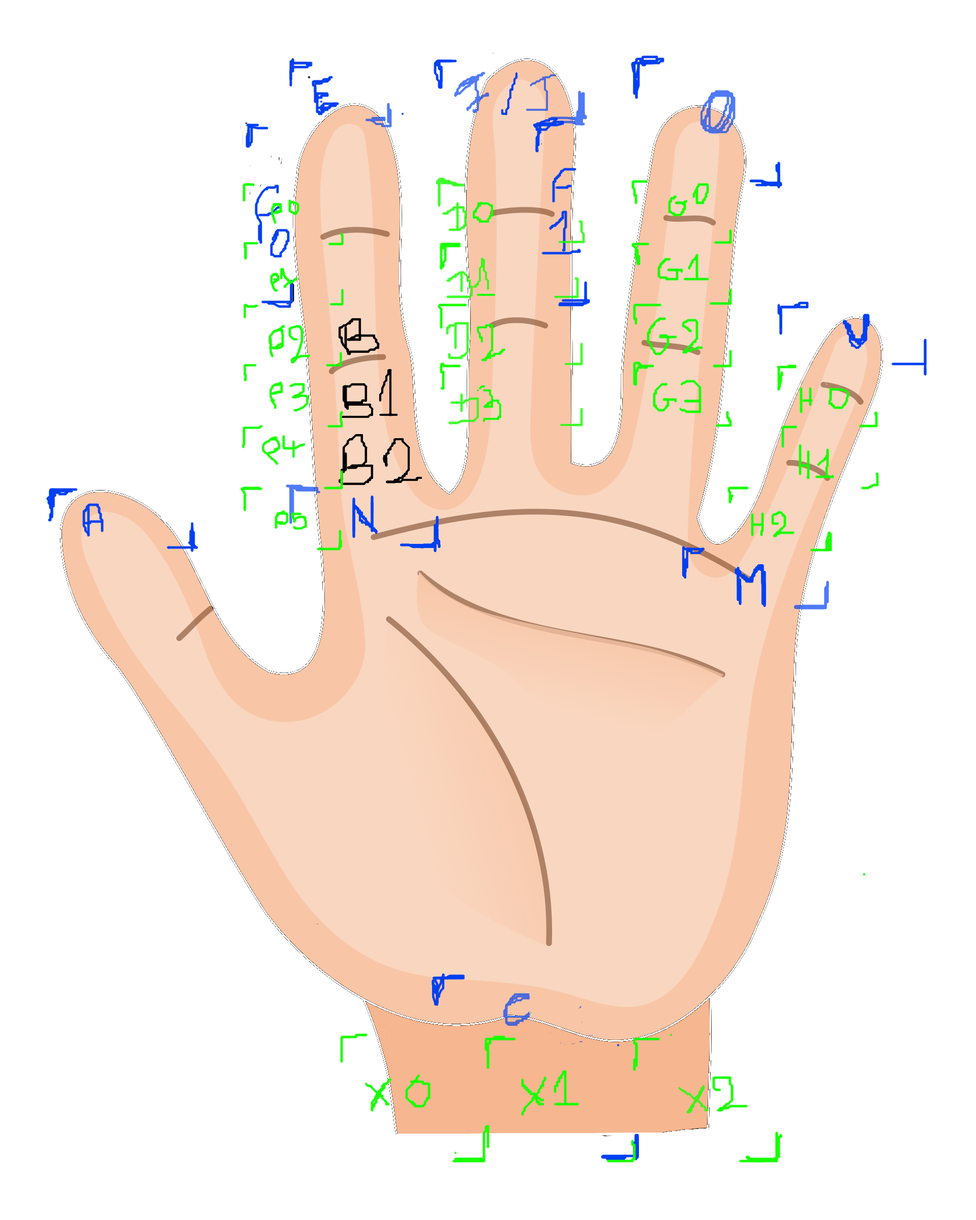
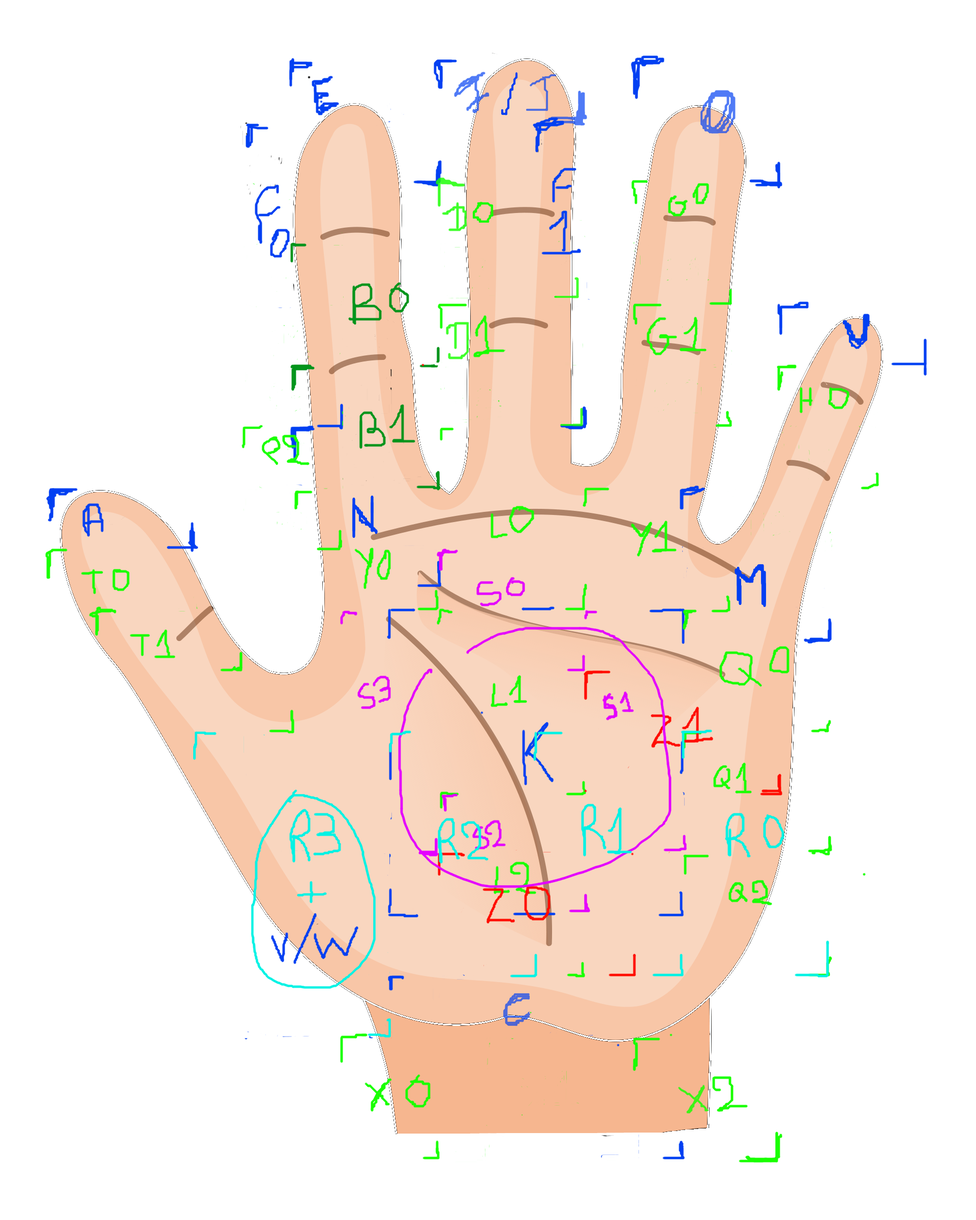
Layers edited between the first and the second 976 x 1220 image:
added layer "RTouch" above "STouch" over [193, 729, 830, 1038]
added layer "STouch" above "ZSlideTouch" over [340, 548, 687, 913]
added layer "ZSlideTouch" above "SlideTouch" over [412, 363, 783, 977]
painted on "SlideTouch" over [45, 183, 879, 1163]
painted on "SimultaneousTouch" over [244, 102, 832, 1161]
